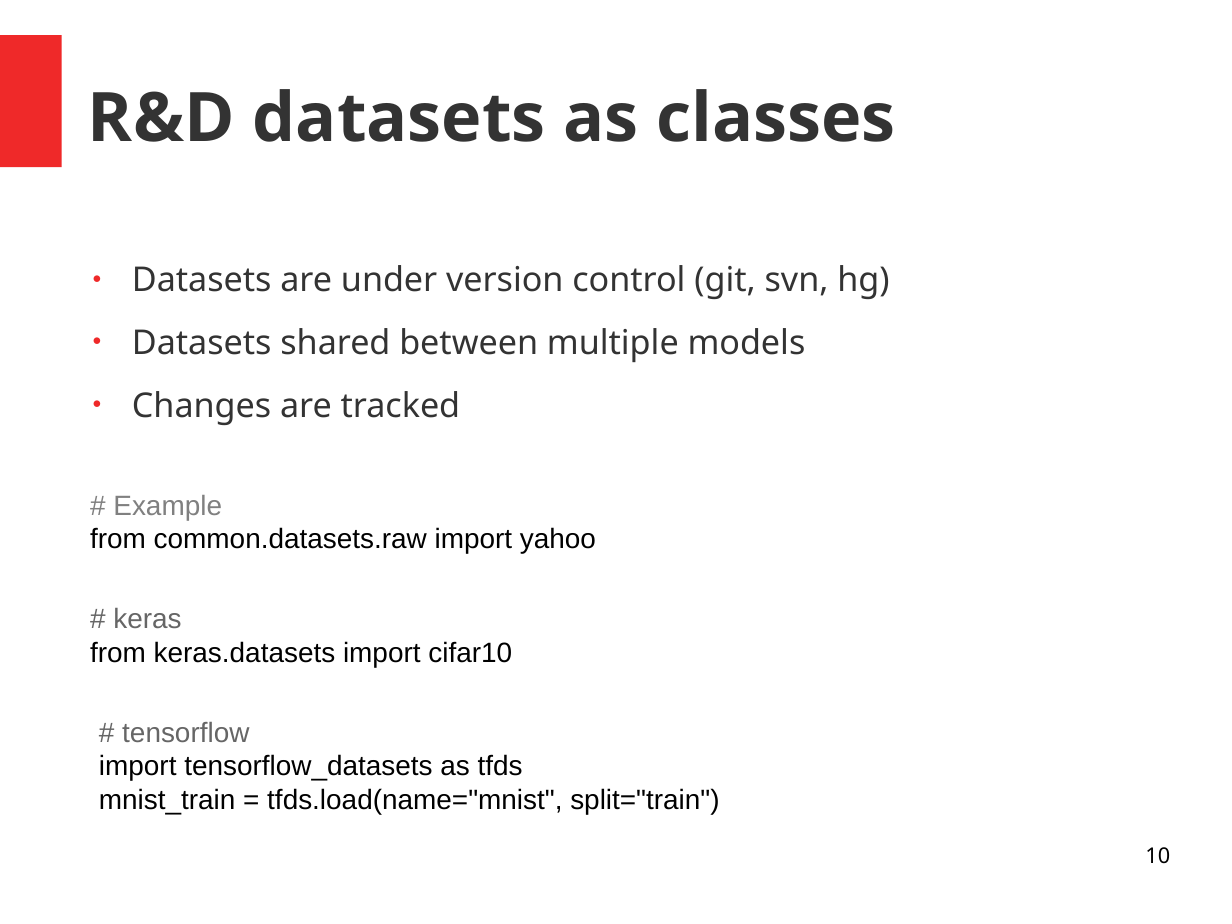
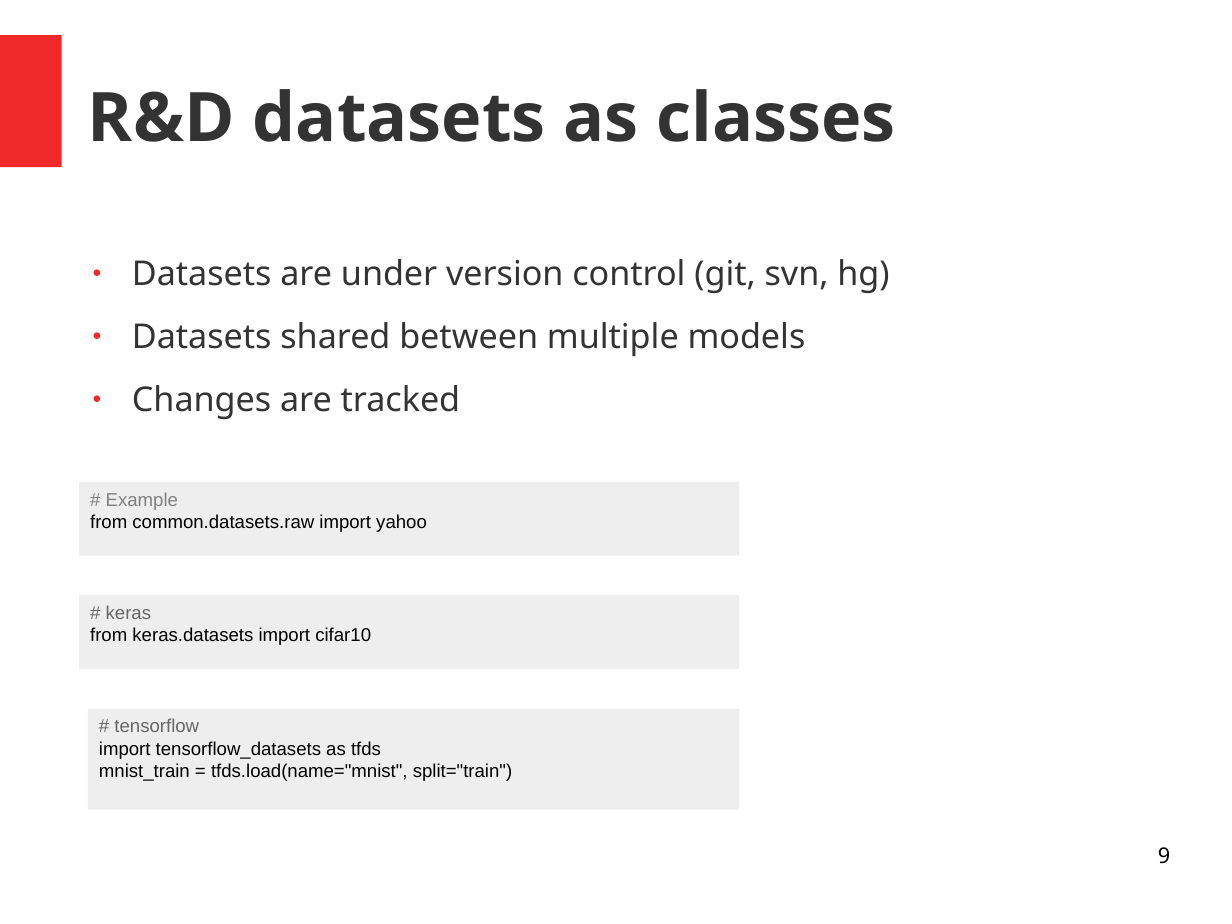
Before and after one commit to andrefsp/models-to-production, a slide deck: slide 9 of models-to-production.odp (slide 10 before the commit). Drawn at 1232x924 pixels with LibreOffice and Linux fonts; fonts in the diff are those of the drawing. Boxes give left, top, right and bottom in pixels: in the first picture for what was removed or moved away, otherwise in the second. Text is boxed around its words. In the diff, an @@ line names an element or a change of style, - is before the commit and + after.

```diff
--- a/models-to-production.odp
+++ b/models-to-production.odp
@@ text "Datasets are under version control ...": place and size @@
-text "Datasets are under version control ..." at box(132, 265, 889, 425)
+text "Datasets are under version control ..." at box(132, 259, 889, 419)
@@ rectangle "# Example from common.datasets.raw import ...": place and size @@
-rectangle "# Example from common.datasets.raw import ..." at box(90, 495, 596, 554)
+rectangle "# Example from common.datasets.raw import ..." at box(79, 482, 740, 556)
@@ rectangle "# keras from keras.datasets import ...": place and size @@
-rectangle "# keras from keras.datasets import ..." at box(90, 608, 512, 667)
+rectangle "# keras from keras.datasets import ..." at box(79, 596, 740, 670)
@@ size 18 to 12 pt; fill none to #EEEEEE in 3 elements at box(79, 596, 740, 670), box(79, 482, 740, 556), box(88, 709, 740, 809) @@
@@ rectangle "# tensorflow": place and size @@
-rectangle "# tensorflow" at box(99, 722, 719, 814)
+rectangle "# tensorflow" at box(88, 709, 740, 809)
@@ page number at box(1158, 847, 1170, 864): text changed @@
-10
+9
```
Also in this commit, not shown: 10 other slides changed, 1 slide added, 5 slides removed.
